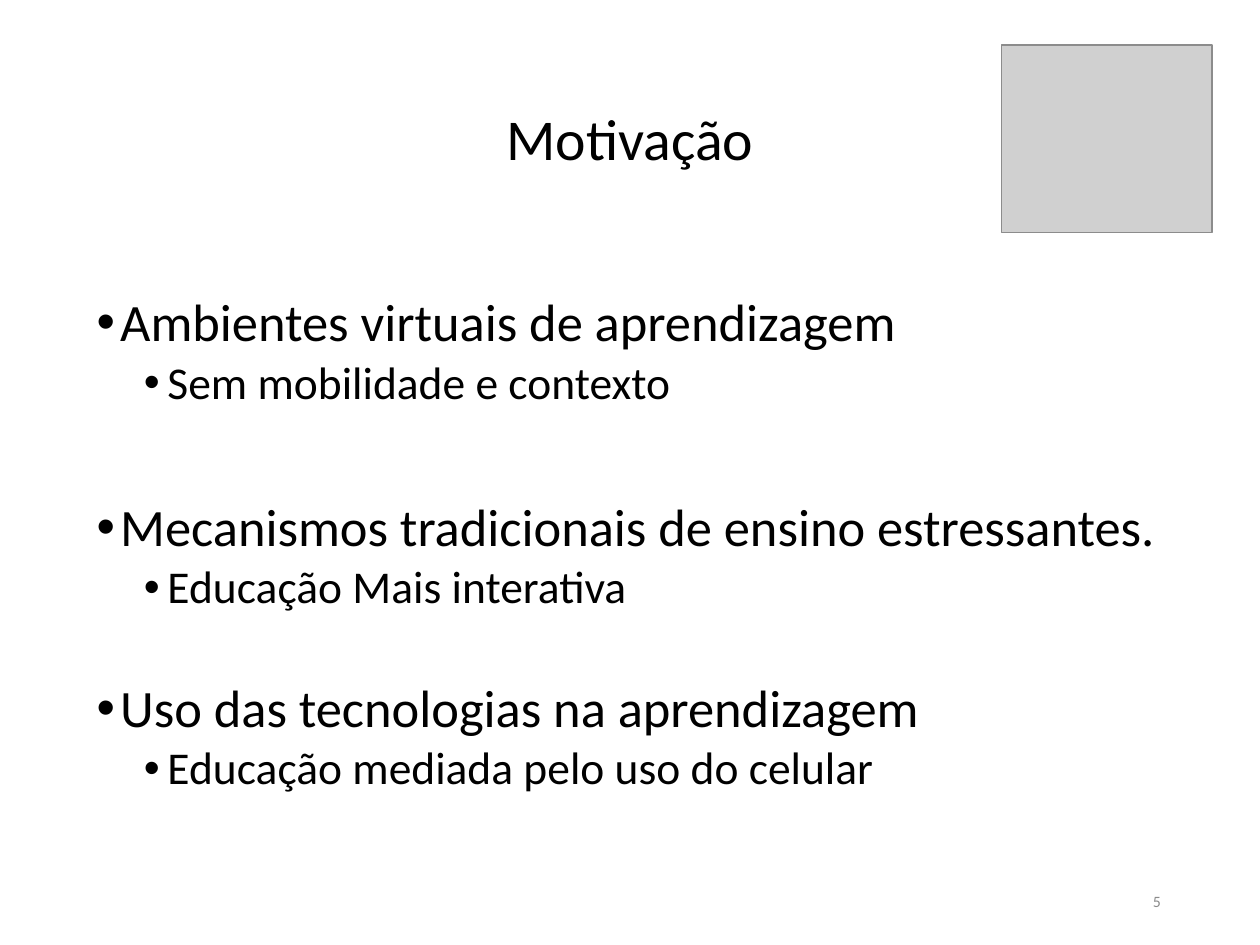
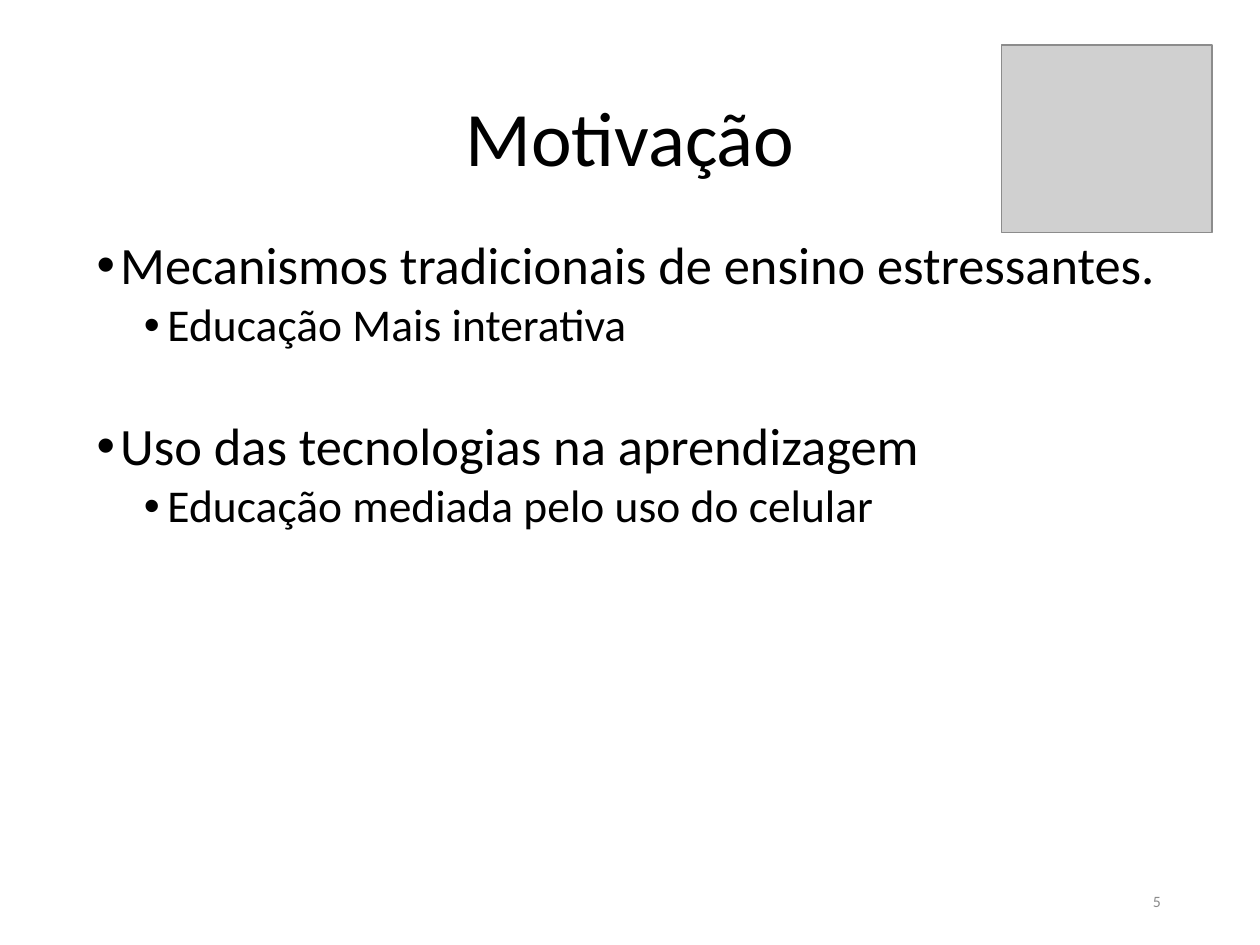
Before and after one commit to FatimaFerreiradeSousa/TCC-Mobile-Leaning, a slide deck: slide 5 of TCC - Documento/TCC II.pptx. Drawn at 1260x945 pixels with LibreOffice and Linux fonts; fonts in the diff are those of the drawing; grey boxes stand for pictures. Boxes give left, top, right and bottom in pixels: in the first picture for what was removed or moved away, otherwise in the second. Text is boxed around its words. In the diff, an @@ line names an element or a change of style, - is before the commit and + after.

```diff
--- a/TCC - Documento/TCC II.pptx
+++ b/TCC - Documento/TCC II.pptx
@@ title "Motivação" at [465,112,794,179]: size 33 to 44 pt @@
@@ text at [120,304,896,400]: paragraphs removed @@
-• Ambientes virtuais de aprendizagem
-  • Sem mobilidade e contexto
```
Also in this commit, not shown: 18 other slides changed, 1 slide removed.
